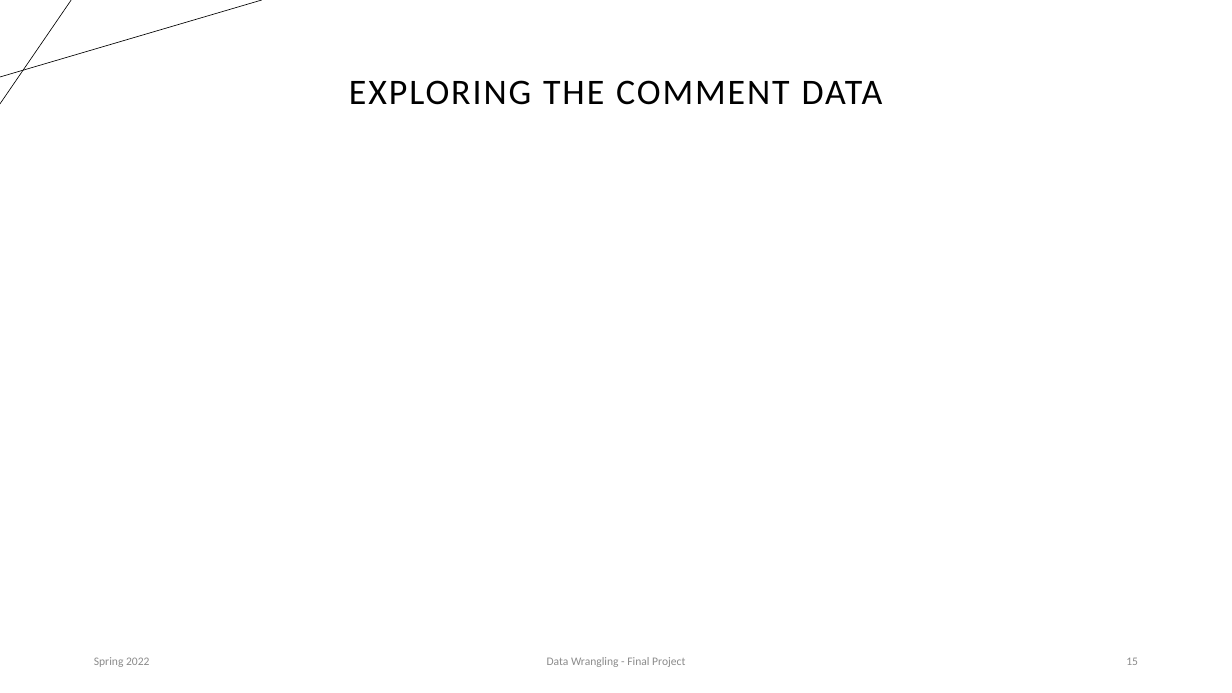
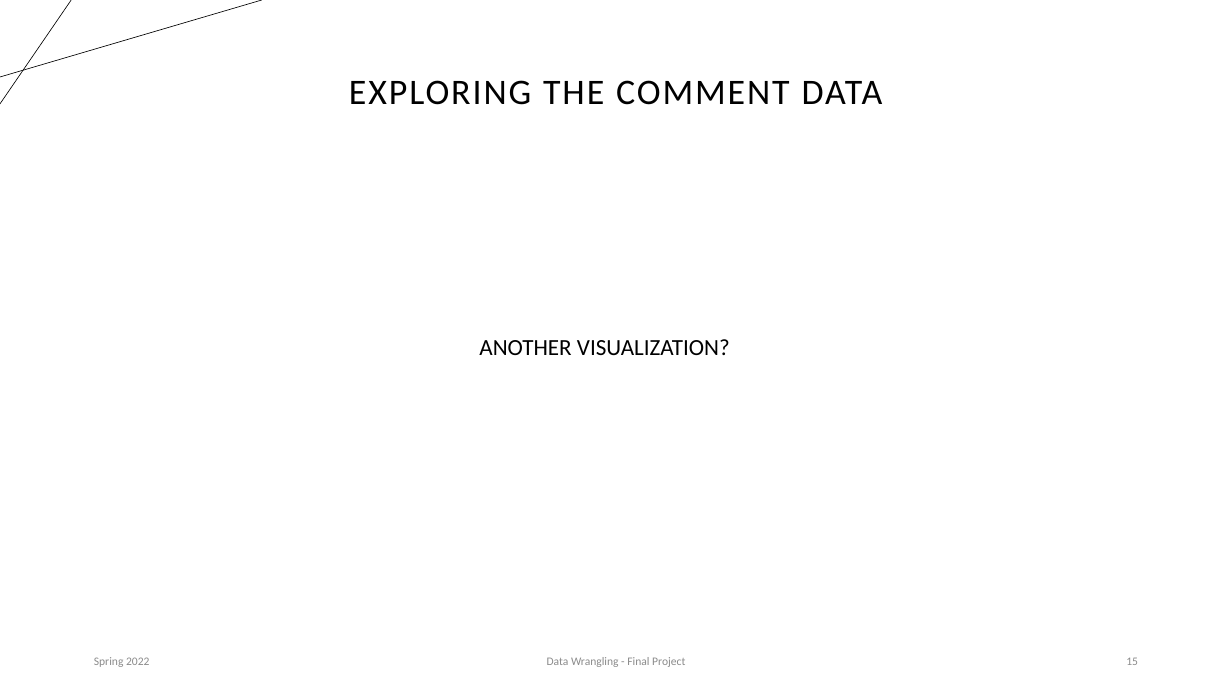
Before and after one commit to DSman123/Data-Wrangling-Final-Project, a slide deck: slide 15 of Final.Project_Presentation.Slides_v1.pptx. Drawn at 1232x693 pixels with LibreOffice and Linux fonts; fonts in the diff are those of the drawing. Boxes give left, top, right and bottom in pixels: in the first picture for what was removed or moved away, otherwise in the second. Text is boxed around its words. In the diff, an @@ line names an element or a change of style, - is before the commit and + after.

```diff
--- a/Final.Project_Presentation.Slides_v1.pptx
+++ b/Final.Project_Presentation.Slides_v1.pptx
@@ text added at (479, 339, 730, 355), 18 pt, text #000000 @@
+ANOTHER VISUALIZATION?
```
Also in this commit, not shown: 2 other slides changed, 10 slides added, 1 other file.
